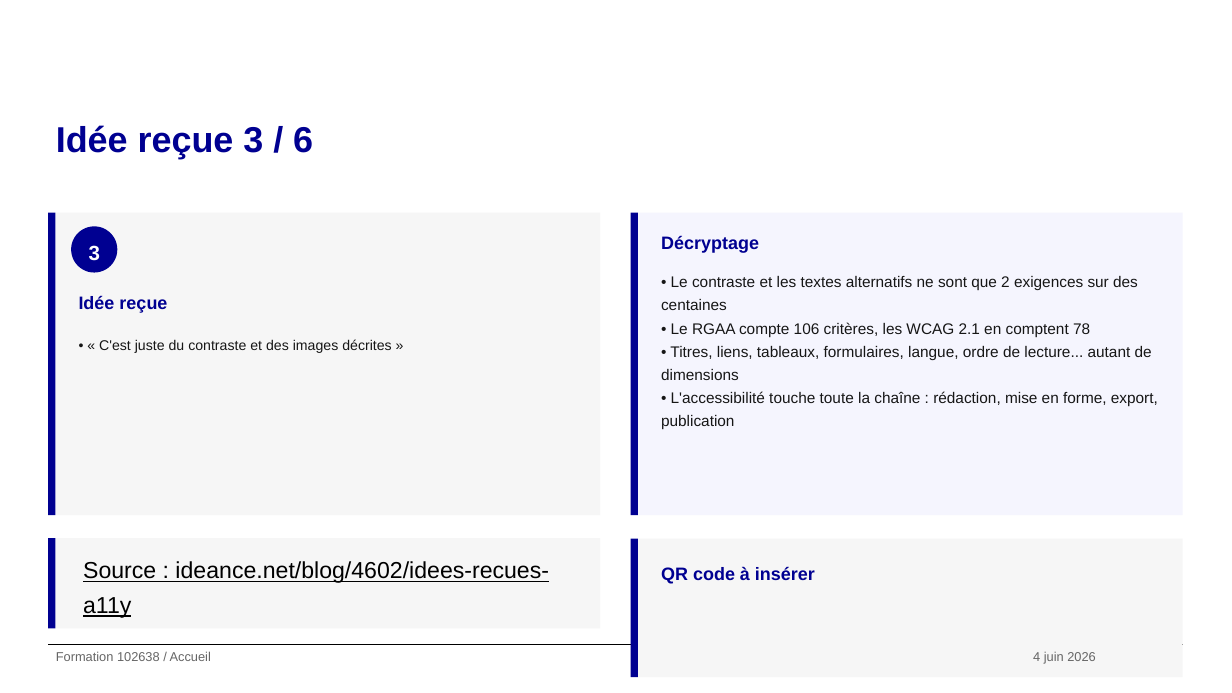
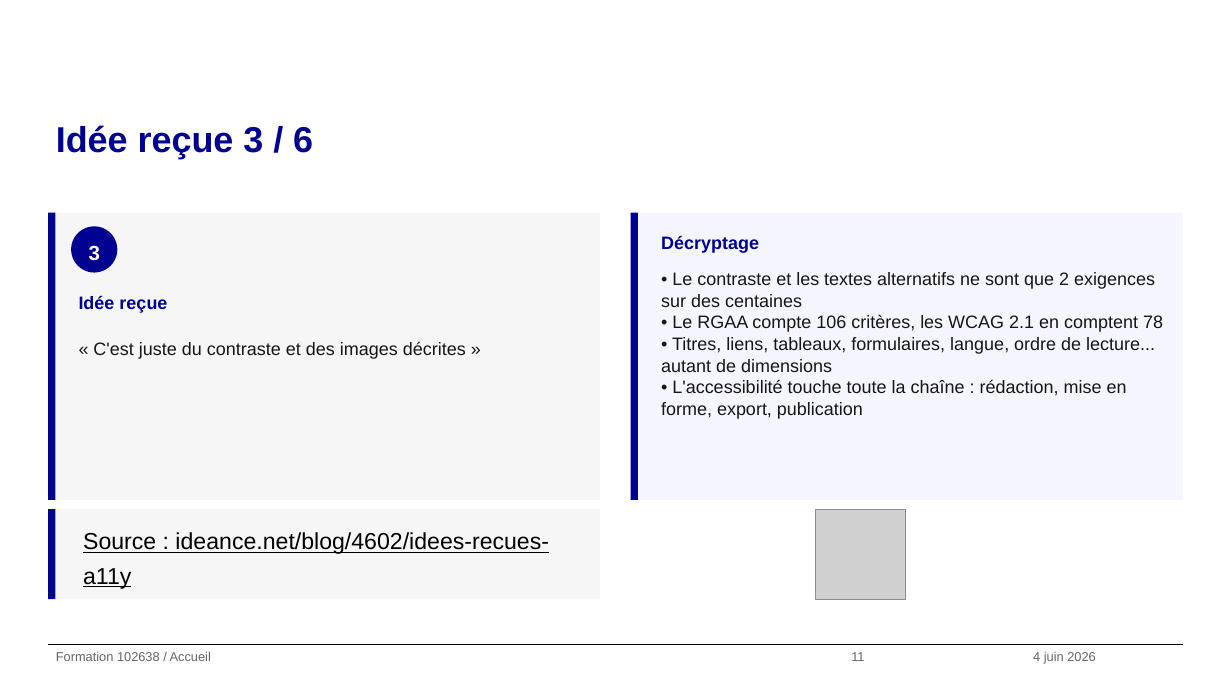
Before and after one commit to alexandra-guiderdoni/usine-fabrication-igpde-102846-ay11, a slide deck: slide 11 of formation-102638-juin-2026.pptx. Drawn at 1232x693 pixels with LibreOffice and Linux fonts; fonts in the diff are those of the drawing; grey boxes stand for pictures; background and template pictures are left out. Boxes give left, top, right and bottom in pixels: in the first picture for what was removed or moved away, otherwise in the second. Text is boxed around its words. In the diff, an @@ line names an element or a change of style, - is before the commit and + after.

```diff
--- a/formation-102638-juin-2026.pptx
+++ b/formation-102638-juin-2026.pptx
@@ rectangle: place and size @@
-rectangle at <box>48,213,55,515</box>
+rectangle at <box>48,213,55,500</box>
@@ rectangle: place and size @@
-rectangle at <box>55,213,600,515</box>
+rectangle at <box>55,213,600,500</box>
@@ rectangle: place and size @@
-rectangle at <box>630,213,638,515</box>
+rectangle at <box>630,213,638,500</box>
@@ rectangle: place and size @@
-rectangle at <box>638,213,1182,515</box>
+rectangle at <box>638,213,1182,500</box>
@@ text "• Le contraste et les ..." at <box>661,272,1163,419</box>: size 12 to 14 pt; line spacing 1.25 to 1 @@
@@ text at <box>93,342,466,359</box>: text changed; size 11 to 14 pt @@
-• « C'est juste du contraste et des images décrites »
+« C'est juste du contraste et des images décrites »
@@ 2 rectangles, 1 text: place and size @@
-2 rectangles, 1 text at <box>48,539,600,628</box>
+2 rectangles, 1 text at <box>48,509,600,599</box>
@@ picture added at <box>815,509,905,599</box> @@
@@ rectangle removed at <box>630,539,638,677</box> @@
@@ rectangle removed at <box>638,539,1182,677</box> @@
@@ text removed at <box>661,566,815,584</box> @@
-QR code à insérer
```
Also in this commit, not shown: 80 other slides changed, 42 other files.
